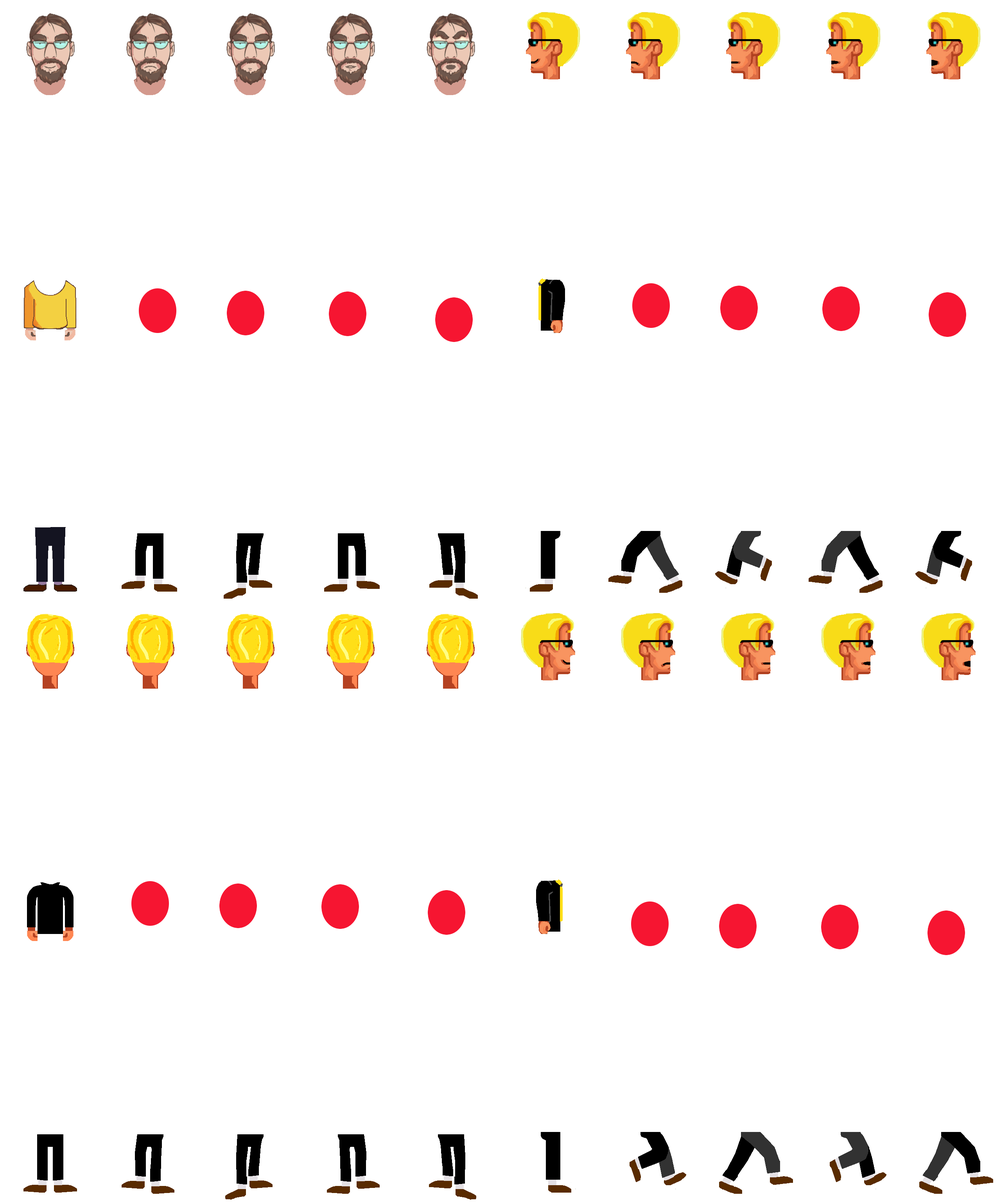
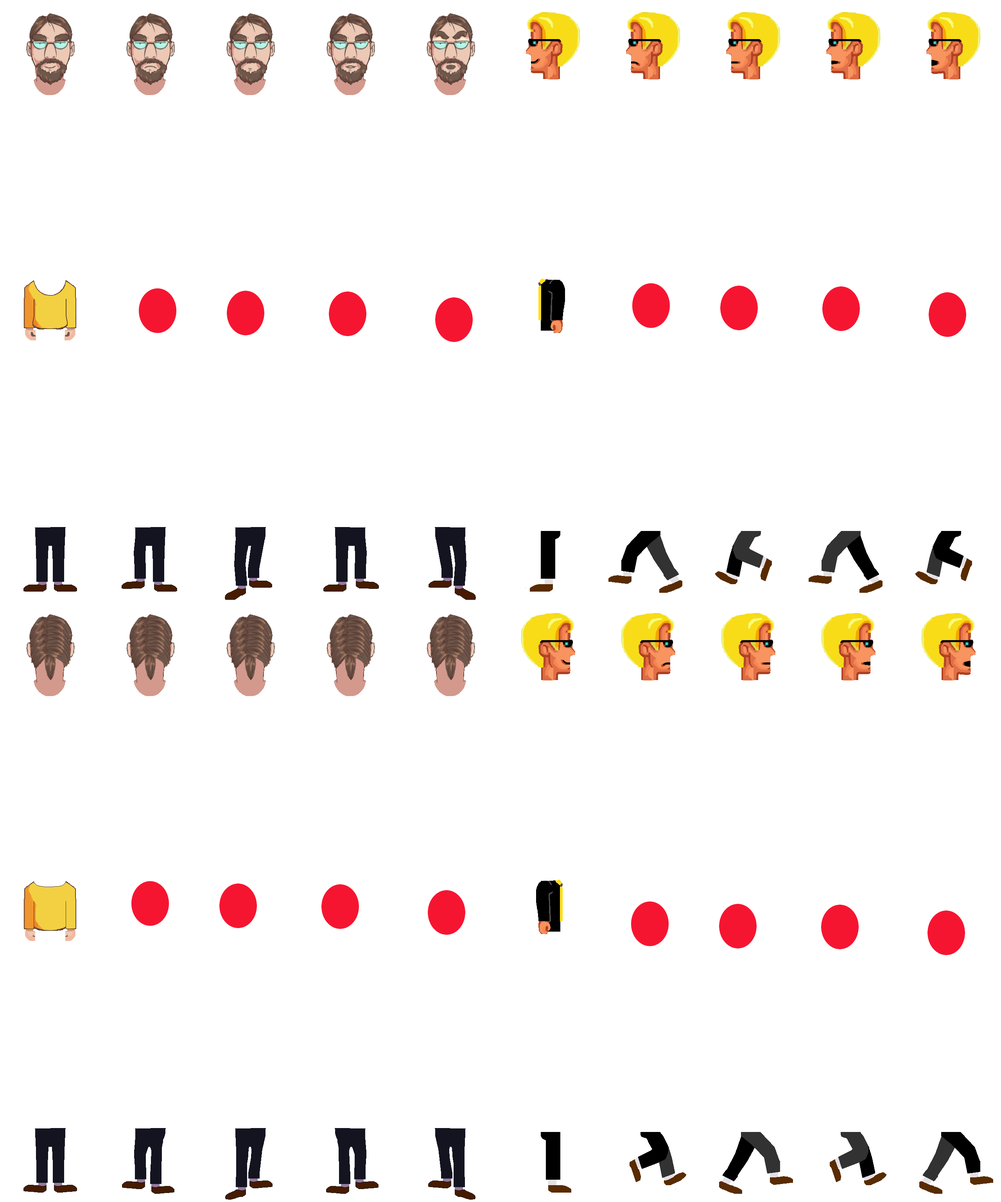
Layers edited between the first and the second 1001x1202 image:
painted on "Background" over box(23, 526, 479, 1200)
